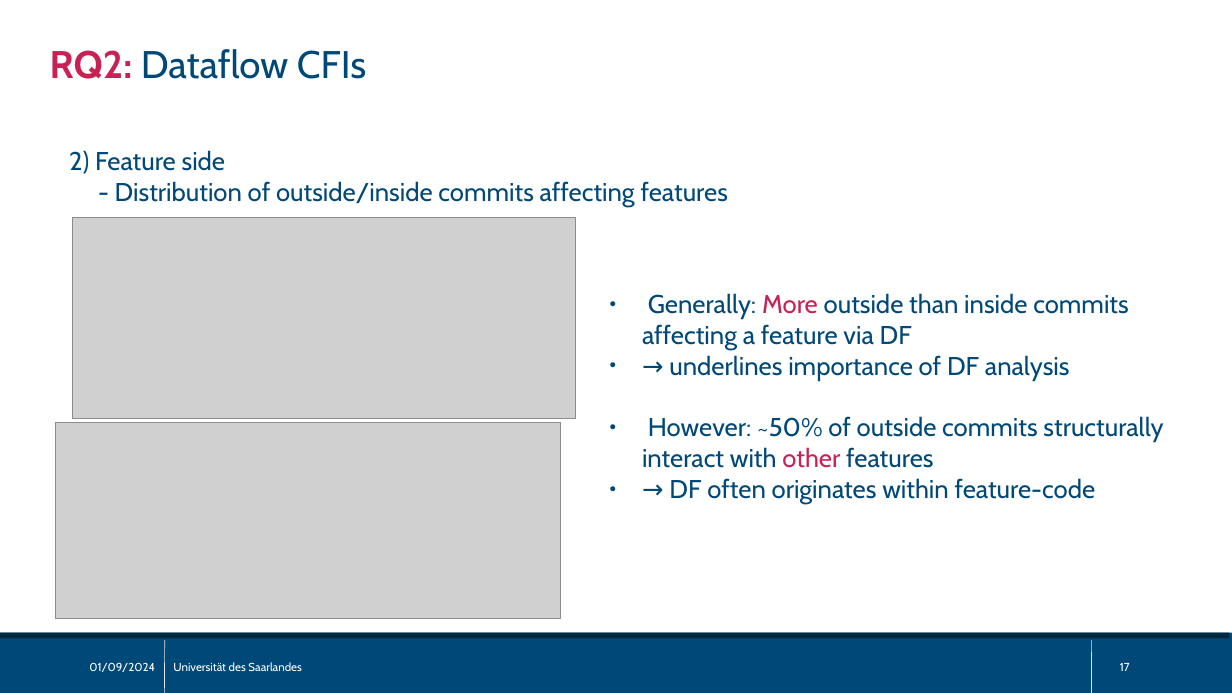
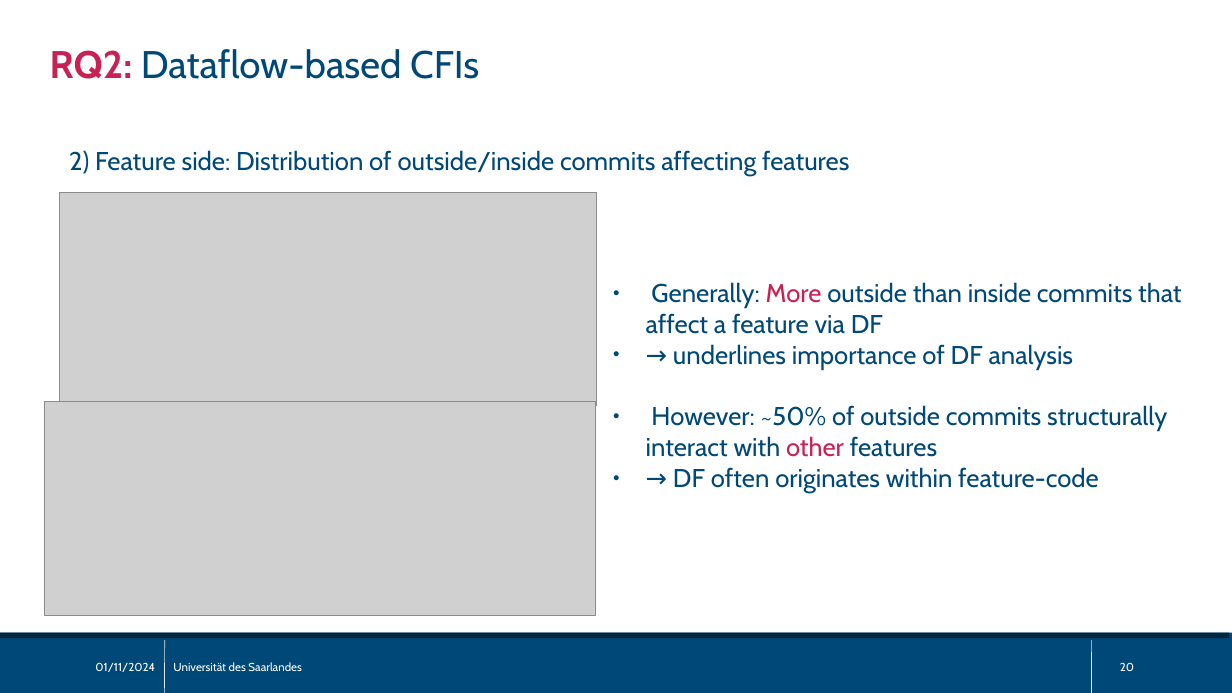
Before and after one commit to sisteu56/bachelor, a slide deck: slide 20 of pres/bachelor_thesis_pres.odp (slide 17 before the commit). Drawn at 1232x693 pixels with LibreOffice and Linux fonts; fonts in the diff are those of the drawing; grey boxes stand for pictures; background and template pictures are left out. Boxes give left, top, right and bottom in pixels: in the first picture for what was removed or moved away, otherwise in the second. Text is boxed around its words. In the diff, an @@ line names an element or a change of style, - is before the commit and + after.

```diff
--- a/pres/bachelor_thesis_pres.odp
+++ b/pres/bachelor_thesis_pres.odp
@@ page number at bbox=[41, 35, 478, 68]: text changed @@
-17
+20
@@ text at bbox=[50, 49, 479, 79]: text changed @@
-RQ2: Dataflow CFIs
+RQ2: Dataflow-based CFIs
@@ text at bbox=[69, 150, 849, 176]: text changed @@
-2) Feature side
-- Distribution of outside/inside commits affecting features
+2) Feature side: Distribution of outside/inside commits affecting features
@@ picture: place and size @@
-picture at bbox=[73, 218, 576, 419]
+picture at bbox=[59, 192, 597, 406]
@@ text "Generally: More outside than inside ...": place and size @@
-text "Generally: More outside than inside ..." at bbox=[642, 293, 1163, 504]
+text "Generally: More outside than inside ..." at bbox=[646, 282, 1181, 493]
@@ text at bbox=[646, 282, 1181, 334]: text changed @@
-● Generally: More outside than inside commits affecting a feature via DF
+● Generally: More outside than inside commits that affect a feature via DF
@@ picture: place and size @@
-picture at bbox=[55, 422, 560, 618]
+picture at bbox=[44, 402, 595, 616]
@@ text at bbox=[95, 662, 155, 672]: text changed @@
-01/09/2024
+01/11/2024
@@ page number at bbox=[1120, 662, 1134, 671]: text changed @@
-17
+20
```
Also in this commit, not shown: 20 other slides changed, 4 slides added, 2 other files.
